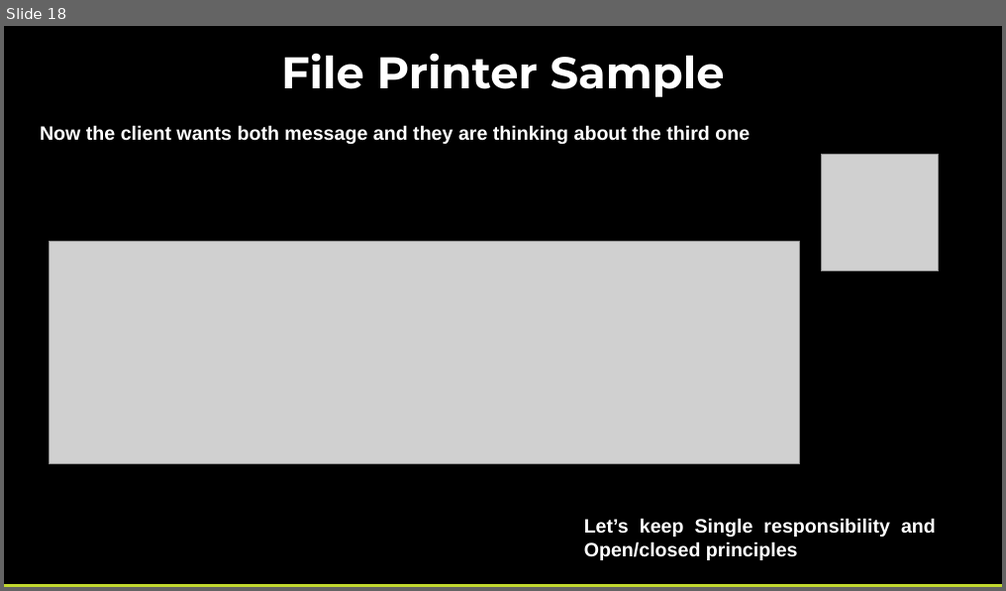
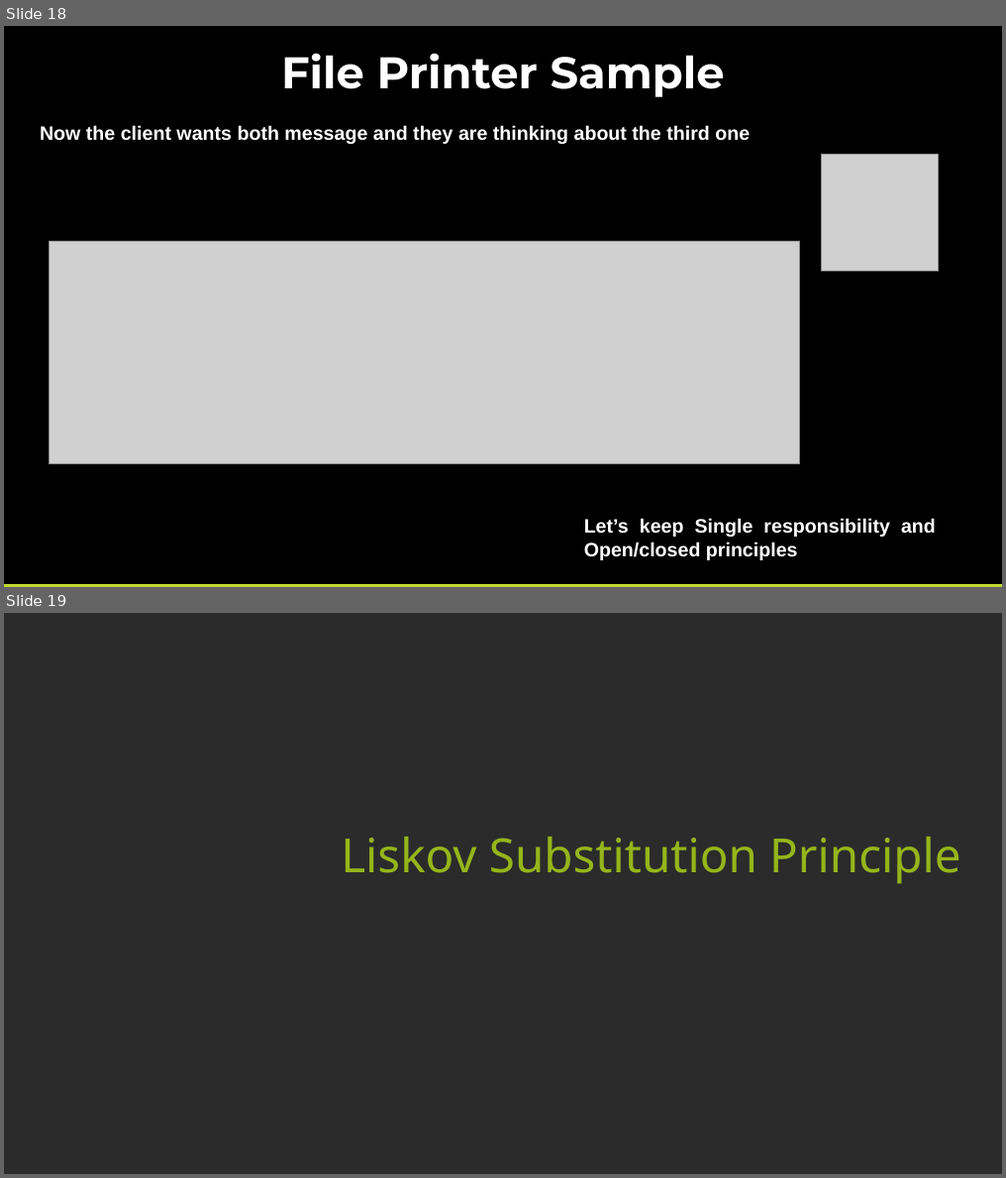
Before and after one commit to pcastellanos/TeamTraining, a slide deck: SOLID/SOLID.pptx. Shown one above the other, each under a label of ours: slide 18 before the commit, slides 18 and 19 after it. The pictures are 1006x591 and 1006x1178 pixels, drawn with LibreOffice and Linux fonts; fonts in the diff are those of the drawing; grey boxes stand for pictures; background and template pictures are left out; a plain dark background stands for a picture behind light text. Boxes give left, top, right and bottom in pixels: in the first picture for what was removed or moved away, otherwise in the second. Text is boxed around its words. In the diff, an @@ line names an element or a change of style, - is before the commit and + after.

Commit message:
Add Liskov content, presentation and example. Please see "Liskov" folder in code.

```diff
--- a/SOLID/SOLID.pptx
+++ b/SOLID/SOLID.pptx
@@ slide 19 added at (x1=4, y1=613, x2=1002, y2=1174), background picture (left out) @@
@@ text added at (x1=341, y1=837, x2=960, y2=884), 34 pt, text #96B51A @@
+Liskov Substitution Principle
```
Also in this commit, not shown: 2 other slides added, 4 other files.
